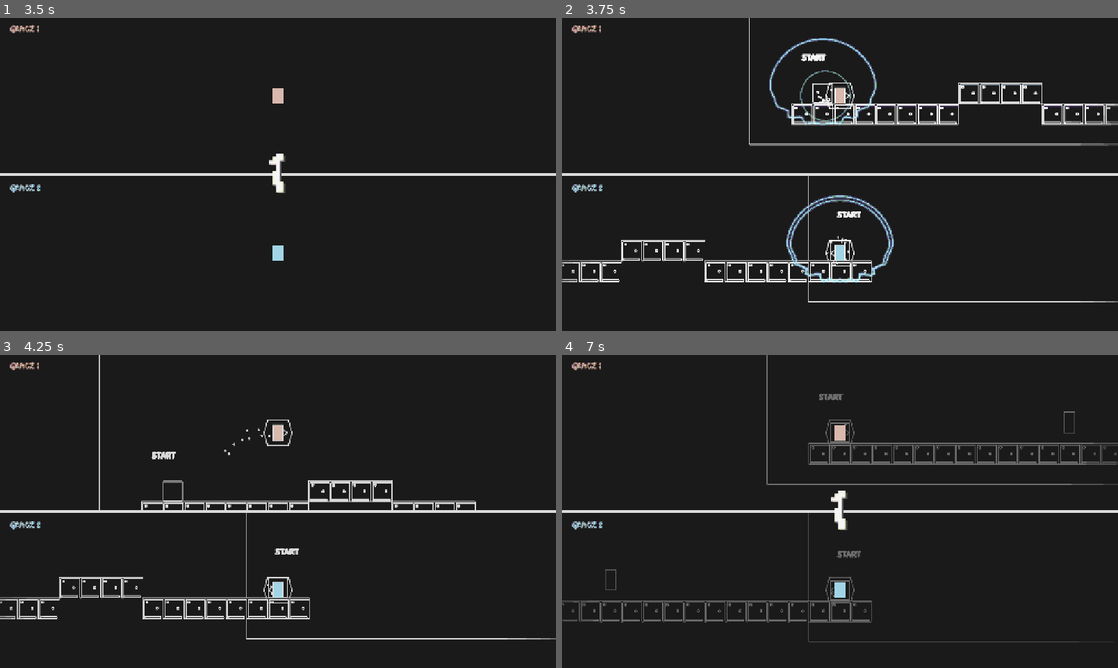
Above: before the commit, frames 1-4 (two rows, left to right).
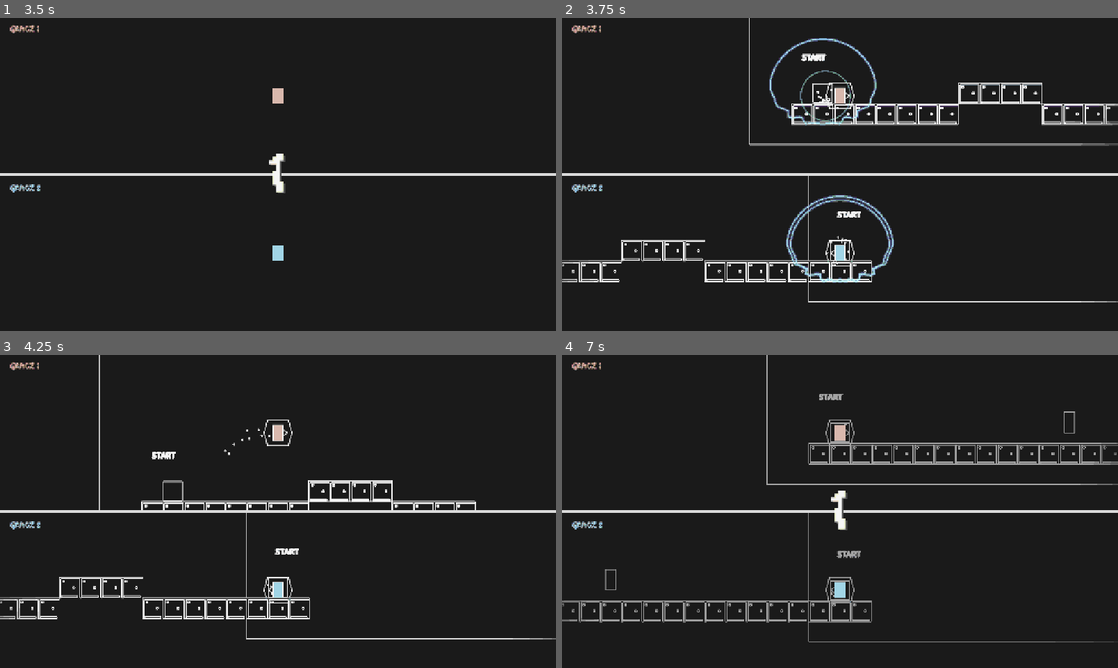
Above: after the commit, the same moments.

Repository: ketr4x/Haven
Game: Godot game, scene res://scenes/game/race.tscn
The game is run twice, just before and just after one commit, with the same random seed, the same clock (stepped at 60 frames per second) and the same inputs.
Inputs:
- Up to frame 1 (3.5 s): tap Enter at 0.5 s; hold N (new_seed) 0.53-1.28 s; hold D (p1_right) 0.53-2.03 s; tap W (p1_jump) at 0.77, 1.52, 3.02 s; tap R (restart) at 1.25, 2 s; tap S (p1_shout) at 1.35 s; hold A (p1_left) 2.03-2.78 s; hold Left (p2_left) 2.03-2.78 s; hold D (p1_right) from 2.78 s (still down); tap Right (p2_right) at 2.85 s
- Up to frame 2 (3.75 s): keep holding D (p1_right); tap R (restart) at 3.5 s; hold Down (p2_shout) from 3.53 s (still down)
- Up to frame 3 (4.25 s): keep holding D (p1_right); keep holding Down (p2_shout); tap W (p1_jump) at 3.77 s
- Up to frame 4 (7 s): release D (p1_right) at 4.28 s; release Down (p2_shout) at 4.28 s; hold A (p1_left) 4.28-5.03 s; tap N (new_seed) at 4.35 s; tap W (p1_jump) at 4.52, 6.02, 6.77 s; hold D (p1_right) 5.03-5.78 s; hold S (p1_shout) 5.03-5.78 s; hold A (p1_left) from 5.78 s (still down); tap Left (p2_left) at 5.85 s; hold Right (p2_right) from 6.53 s (still down)

Frame 1 is identical in both runs. In frame 2, 0.2% of the frame differs, in the area x 1-100%, y 11-91%; in frame 3, 1.9%; in frame 4, 3.9%, in the area x 0-100%, y 0-92%.

Commit message:
Add echo feedback and gameplay sounds

Diff:
--- /dev/null
+++ b/scenes/effects/audio_feedback.tscn
@@ -0,0 +1,46 @@
+[gd_scene load_steps=10 format=3]
+
+[ext_resource type="Script" path="res://scripts/effects/audio_feedback.gd" id="1_script"]
+[ext_resource type="AudioStream" path="res://assets/audio/footstep.wav" id="2_footstep"]
+[ext_resource type="AudioStream" path="res://assets/audio/jump.wav" id="3_jump"]
+[ext_resource type="AudioStream" path="res://assets/audio/land.wav" id="4_land"]
+[ext_resource type="AudioStream" path="res://assets/audio/wall_jump.wav" id="5_wall_jump"]
+[ext_resource type="AudioStream" path="res://assets/audio/sonic_shout.wav" id="6_shout"]
+[ext_resource type="AudioStream" path="res://assets/audio/wave_bounce.wav" id="7_bounce"]
+[ext_resource type="AudioStream" path="res://assets/audio/echo_return.wav" id="8_return"]
+[ext_resource type="AudioStream" path="res://assets/audio/finish.wav" id="9_finish"]
+
+[node name="AudioFeedback" type="Node"]
+script = ExtResource("1_script")
+
+[node name="Footstep" type="AudioStreamPlayer" parent="."]
+stream = ExtResource("2_footstep")
+volume_db = -12.0
+
+[node name="Land" type="AudioStreamPlayer" parent="."]
+stream = ExtResource("4_land")
+volume_db = -10.0
+
+[node name="Jump" type="AudioStreamPlayer" parent="."]
+stream = ExtResource("3_jump")
+volume_db = -10.0
+
+[node name="WallJump" type="AudioStreamPlayer" parent="."]
+stream = ExtResource("5_wall_jump")
+volume_db = -9.0
+
+[node name="Shout" type="AudioStreamPlayer" parent="."]
+stream = ExtResource("6_shout")
+volume_db = -7.0
+
+[node name="WaveBounce" type="AudioStreamPlayer" parent="."]
+stream = ExtResource("7_bounce")
+volume_db = -13.0
+
+[node name="EchoReturn" type="AudioStreamPlayer" parent="."]
+stream = ExtResource("8_return")
+volume_db = -6.0
+
+[node name="Finish" type="AudioStreamPlayer" parent="."]
+stream = ExtResource("9_finish")
+volume_db = -5.0
--- a/scenes/game/player_world.tscn
+++ b/scenes/game/player_world.tscn
@@ -16,6 +16,7 @@
 [ext_resource type="PackedScene" path="res://scenes/effects/sound_wave.tscn" id="11_wave"]
 [ext_resource type="PackedScene" path="res://scenes/effects/reveal_ring.tscn" id="12_ring"]
 [ext_resource type="PackedScene" path="res://scenes/effects/echo_overlay.tscn" id="13_overlay"]
+[ext_resource type="PackedScene" path="res://scenes/effects/audio_feedback.tscn" id="14_audio"]
 
 [node name="PlayerWorld" type="Node2D"]
 script = ExtResource("1_world")
@@ -44,6 +45,8 @@
 
 [node name="FinishArea" parent="." instance=ExtResource("4_finish")]
 
+[node name="AudioFeedback" parent="." instance=ExtResource("14_audio")]
+
 [node name="EchoCanvas" type="CanvasLayer" parent="."]
 layer = 1
 
--- /dev/null
+++ b/scripts/effects/audio_feedback.gd
@@ -0,0 +1,58 @@
+class_name AudioFeedback
+extends Node
+
+@export_range(0.02, 0.5, 0.01) var wave_bounce_cooldown: float = 0.08
+
+@onready var _footstep: AudioStreamPlayer = $Footstep
+@onready var _land: AudioStreamPlayer = $Land
+@onready var _jump: AudioStreamPlayer = $Jump
+@onready var _wall_jump: AudioStreamPlayer = $WallJump
+@onready var _shout: AudioStreamPlayer = $Shout
+@onready var _wave_bounce: AudioStreamPlayer = $WaveBounce
+@onready var _echo_return: AudioStreamPlayer = $EchoReturn
+@onready var _finish: AudioStreamPlayer = $Finish
+
+var _bounce_cooldown_remaining: float = 0.0
+
+func _exit_tree() -> void:
+	for player in [_footstep, _land, _jump, _wall_jump, _shout, _wave_bounce, _echo_return, _finish]:
+		player.stop()
+
+
+func _process(delta: float) -> void:
+	_bounce_cooldown_remaining = maxf(0.0, _bounce_cooldown_remaining - delta)
+
+
+func play_footstep() -> void:
+	_footstep.play()
+
+
+func play_landing() -> void:
+	_land.play()
+
+
+func play_jump() -> void:
+	_jump.play()
+
+
+func play_wall_jump() -> void:
+	_wall_jump.play()
+
+
+func play_shout() -> void:
+	_shout.play()
+
+
+func play_wave_bounce(_position: Vector2, _normal: Vector2, _bounce_count: int) -> void:
+	if _bounce_cooldown_remaining > 0.0:
+		return
+	_bounce_cooldown_remaining = wave_bounce_cooldown
+	_wave_bounce.play()
+
+
+func play_echo_return() -> void:
+	_echo_return.play()
+
+
+func play_finish() -> void:
+	_finish.play()
--- a/scripts/effects/echo_overlay.gd
+++ b/scripts/effects/echo_overlay.gd
@@ -1,10 +1,10 @@
 class_name EchoOverlay
 extends ColorRect
 
-@export_range(0.1, 10.0, 0.1) var reveal_duration: float = 4.0
-@export_range(0.1, 2.0, 0.05) var preview_duration: float = 0.55
+@export_range(0.1, 10.0, 0.1) var reveal_duration: float = 6.0
+@export_range(0.1, 2.0, 0.05) var preview_duration: float = 0.9
 @export_range(0.0, 1.0, 0.05) var preview_strength: float = 0.45
-@export_range(0.1, 2.0, 0.05) var walking_reveal_duration: float = 0.45
+@export_range(0.1, 2.0, 0.05) var walking_reveal_duration: float = 1.2
 @export_range(0.0, 1.0, 0.05) var walking_reveal_strength: float = 0.35
 @export_range(0.1, 1.0, 0.05) var walking_radius_scale: float = 0.4
 
--- a/scripts/game/player_world.gd
+++ b/scripts/game/player_world.gd
@@ -20,6 +20,7 @@
 @onready var _generator: CourseGenerator = $CourseGenerator
 @onready var _player: RezonansPlayer = $Player
 @onready var _finish_area: FinishArea = $FinishArea
+@onready var _audio_feedback: AudioFeedback = $AudioFeedback
 @onready var _waves: Node2D = $FeedbackCanvas/Waves
 @onready var _echo_overlay: EchoOverlay = $EchoCanvas/EchoOverlay
 
@@ -41,7 +42,12 @@
 	_generator.course_generated.connect(_on_course_generated)
 	_finish_area.player_finished.connect(_on_finish_area_player_finished)
 	_player.sonic_shouted.connect(_on_player_pulsed.bind(16, 1.0))
+	_player.sonic_shouted.connect(_on_player_sonic_shouted)
 	_player.footstep_emitted.connect(_on_footstep_emitted)
+	_player.footstep_emitted.connect(_on_player_footstep_emitted)
+	_player.landed.connect(_on_player_landed)
+	_player.jumped.connect(_on_player_jumped)
+	_player.wall_jumped.connect(_on_player_wall_jumped)
 
 
 func _process(_delta: float) -> void:
@@ -64,6 +70,26 @@
 	_on_player_pulsed(_player.global_position, Vector2(_player.facing_direction, 0.0), intro_pulse_loudness, 16)
 
 
+func _on_player_sonic_shouted(_origin: Vector2, _direction: Vector2, _loudness: float) -> void:
+	_audio_feedback.play_shout()
+
+
+func _on_player_footstep_emitted(_origin: Vector2, _direction: Vector2, _loudness: float) -> void:
+	_audio_feedback.play_footstep()
+
+
+func _on_player_landed(_position: Vector2) -> void:
+	_audio_feedback.play_landing()
+
+
+func _on_player_jumped(_position: Vector2) -> void:
+	_audio_feedback.play_jump()
+
+
+func _on_player_wall_jumped(_position: Vector2, _normal: Vector2) -> void:
+	_audio_feedback.play_wall_jump()
+
+
 func _on_footstep_emitted(origin: Vector2, _direction: Vector2, loudness: float) -> void:
 	# Footsteps show current loudness without granting a free echo return or boost.
 	_spawn_reveal_ring(origin, loudness * footstep_loudness_multiplier, footstep_ring_scale)
@@ -80,6 +106,7 @@
 		_waves.add_child(wave)
 		wave.setup(_player, origin + direction * 8.0, direction, loudness, _next_pulse_id)
 		wave.bounced.connect(pulse.add_bounce)
+		wave.bounced.connect(_audio_feedback.play_wave_bounce)
 		wave.returned_to_owner.connect(_on_wave_returned)
 
 
@@ -95,6 +122,7 @@
 	if _activated_pulses.has(pulse_id):
 		return
 	_activated_pulses[pulse_id] = true
+	_audio_feedback.play_echo_return()
 	_player.apply_rebound_boost()
 	_echo_overlay.trigger(loudness)
 
@@ -117,4 +145,5 @@
 
 func _on_finish_area_player_finished(_finisher: RezonansPlayer) -> void:
 	_finish_area.set_deferred("monitoring", false)
+	_audio_feedback.play_finish()
 	player_finished.emit(player_number)
--- a/scripts/player/player.gd
+++ b/scripts/player/player.gd
@@ -2,6 +2,7 @@
 extends CharacterBody2D
 
 signal landed(position: Vector2)
+signal jumped(position: Vector2)
 signal wall_jumped(position: Vector2, normal: Vector2)
 signal sonic_shouted(origin: Vector2, direction: Vector2, loudness: float)
 signal footstep_emitted(origin: Vector2, direction: Vector2, loudness: float)
@@ -168,6 +169,7 @@
 		velocity.y = jump_velocity * _jump_multiplier()
 		_coyote_time_remaining = 0.0
 		_jump_buffer_remaining = 0.0
+		jumped.emit(global_position)
 		return
 
 	if is_on_wall_only():
--- a/tests/player_world_echo_check.gd
+++ b/tests/player_world_echo_check.gd
@@ -23,6 +23,10 @@
 	player.rebound_boost_started.connect(_on_boost_started)
 	var overlay := world.get_node("EchoCanvas/EchoOverlay") as EchoOverlay
 	var overlay_material := overlay.material as ShaderMaterial
+	var audio_feedback := world.get_node("AudioFeedback") as AudioFeedback
+	assert(audio_feedback.get_node("Shout") is AudioStreamPlayer)
+	assert(audio_feedback.get_node("WaveBounce") is AudioStreamPlayer)
+	assert(audio_feedback.get_node("EchoReturn") is AudioStreamPlayer)
 	overlay.walking_preview(100.0)
 	assert(is_equal_approx(
 		float(overlay_material.get_shader_parameter("reveal_strength")),
@@ -45,6 +49,9 @@
 
 	assert(_boost_started)
 	assert(float(overlay_material.get_shader_parameter("reveal_strength")) > 0.0)
+	world.queue_free()
+	for frame in 60:
+		await process_frame
 	print("Player world echo check passed.")
 	quit()
 
--- a/tests/race_shell_check.gd
+++ b/tests/race_shell_check.gd
@@ -93,6 +93,9 @@
 	assert((race.get_node("GlobalUi/ResultPanel") as Control).visible)
 	assert(winner_label.text == "WYGRYWA GRACZ 1")
 	assert(not player_one.is_physics_processing())
+	race.queue_free()
+	for frame in 60:
+		await process_frame
 	print("Race shell and start flow check passed.")
 	quit()
 
Not shown: 1 places in scenes/game/player_world.tscn that only renumber resources
Not shown, added: scripts/effects/audio_feedback.gd.uid
Not shown, changed: AGENTS.md
Not shown, added: assets/audio/echo_return.wav
Not shown, added: assets/audio/finish.wav
Not shown, added: assets/audio/footstep.wav
Not shown, added: assets/audio/jump.wav
Not shown, added: assets/audio/land.wav
Not shown, added: assets/audio/sonic_shout.wav
Not shown, added: assets/audio/wall_jump.wav
Not shown, added: assets/audio/wave_bounce.wav
